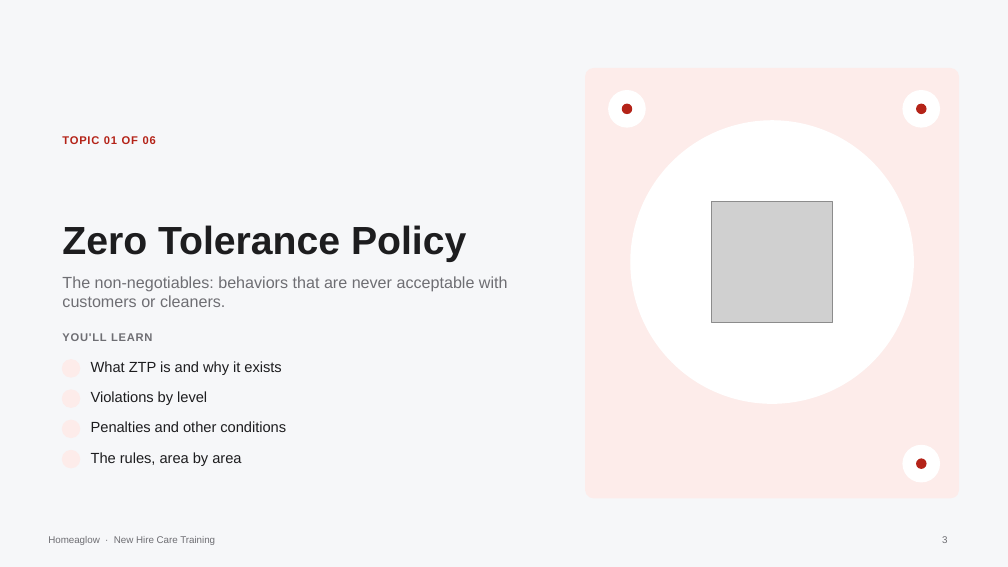
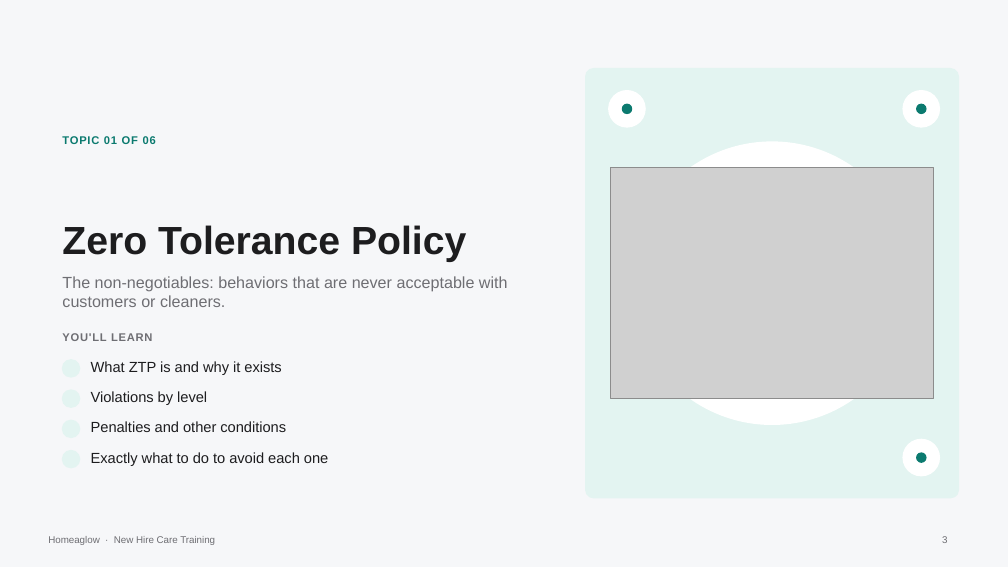
Before and after one commit to anjulimichelle/training, a slide deck: slide 3 of customer-foundations/customer-foundations-c-crm.pptx. Drawn at 1008x567 pixels with LibreOffice and Linux fonts; fonts in the diff are those of the drawing; grey boxes stand for pictures; background and template pictures are left out. Boxes give left, top, right and bottom in pixels: in the first picture for what was removed or moved away, otherwise in the second. Text is boxed around its words. In the diff, an @@ line names an element or a change of style, - is before the commit and + after.

```diff
--- a/customer-foundations/customer-foundations-c-crm.pptx
+++ b/customer-foundations/customer-foundations-c-crm.pptx
@@ rounded rectangle at box(586, 69, 959, 498): fill #FDECEA to #E3F4F1; outline #FDECEA 0.75 pt to #E3F4F1 0.75 pt @@
@@ text "TOPIC 01 OF 06" at box(62, 136, 156, 144): text colour #B42318 to #0B7A6F @@
@@ ellipse: place and size @@
-ellipse at box(631, 121, 913, 403)
+ellipse at box(631, 142, 913, 424)
@@ picture added at box(611, 167, 933, 399) @@
@@ picture removed at box(712, 202, 833, 323) @@
@@ ellipse: place and size @@
-ellipse at box(903, 446, 939, 482)
+ellipse at box(903, 439, 939, 476)
@@ fill #FDECEA to #E3F4F1; outline #FDECEA 1 pt to #E3F4F1 1 pt in 4 elements at box(62, 360, 80, 377), box(62, 390, 80, 407), box(62, 420, 80, 437), box(62, 451, 80, 468) @@
@@ text at box(91, 452, 328, 466): text changed @@
-The rules, area by area
+Exactly what to do to avoid each one
@@ ellipse: place and size @@
-ellipse at box(917, 459, 926, 468)
+ellipse at box(917, 454, 926, 463)
@@ fill #B42318 to #0B7A6F; outline #B42318 1 pt to #0B7A6F 1 pt in 3 elements at box(622, 104, 631, 113), box(917, 104, 926, 113), box(917, 454, 926, 463) @@
```
Also in this commit, not shown: 23 other slides changed, 3 slides added, 2 slides removed, 12 other files.
